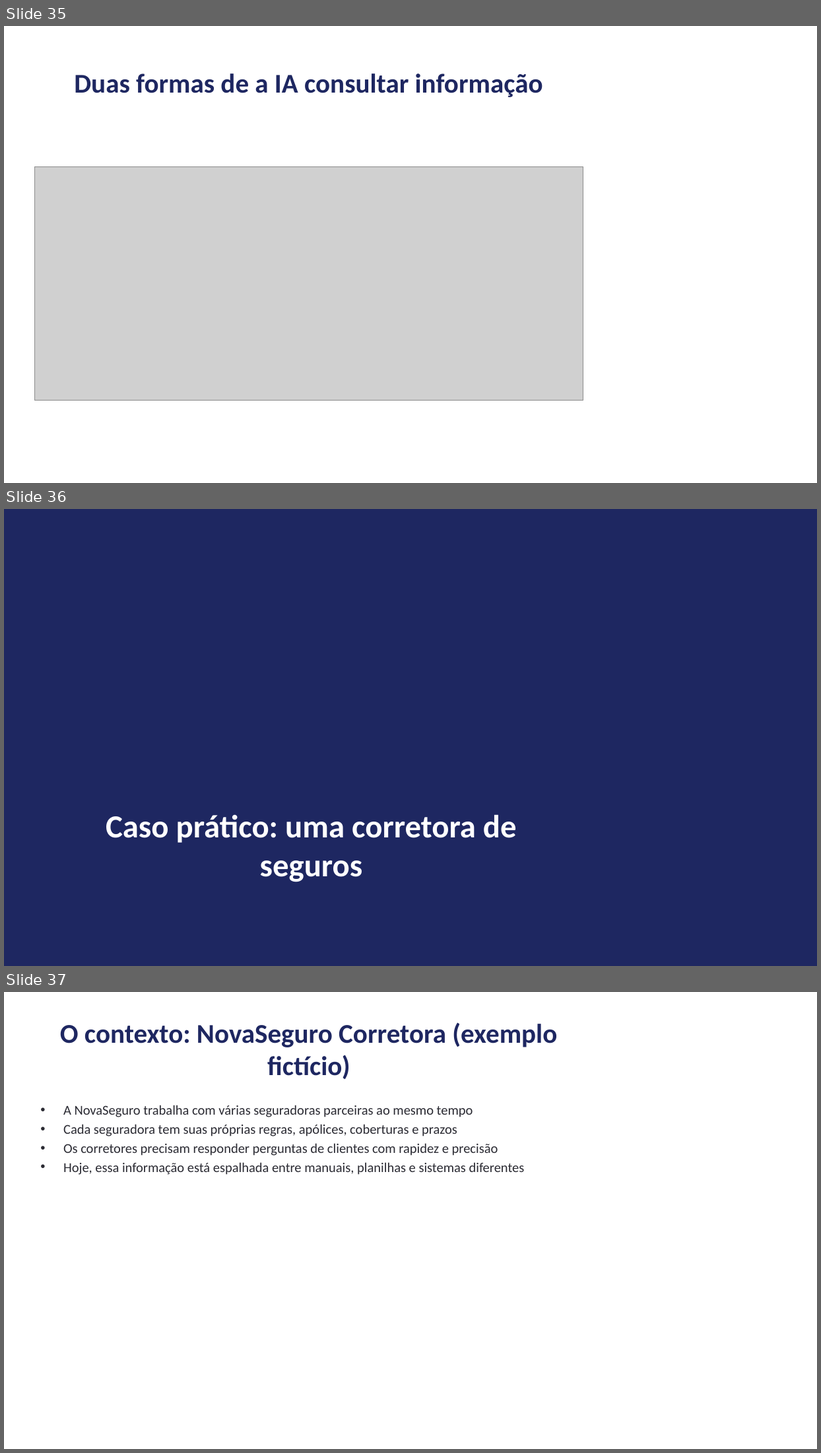
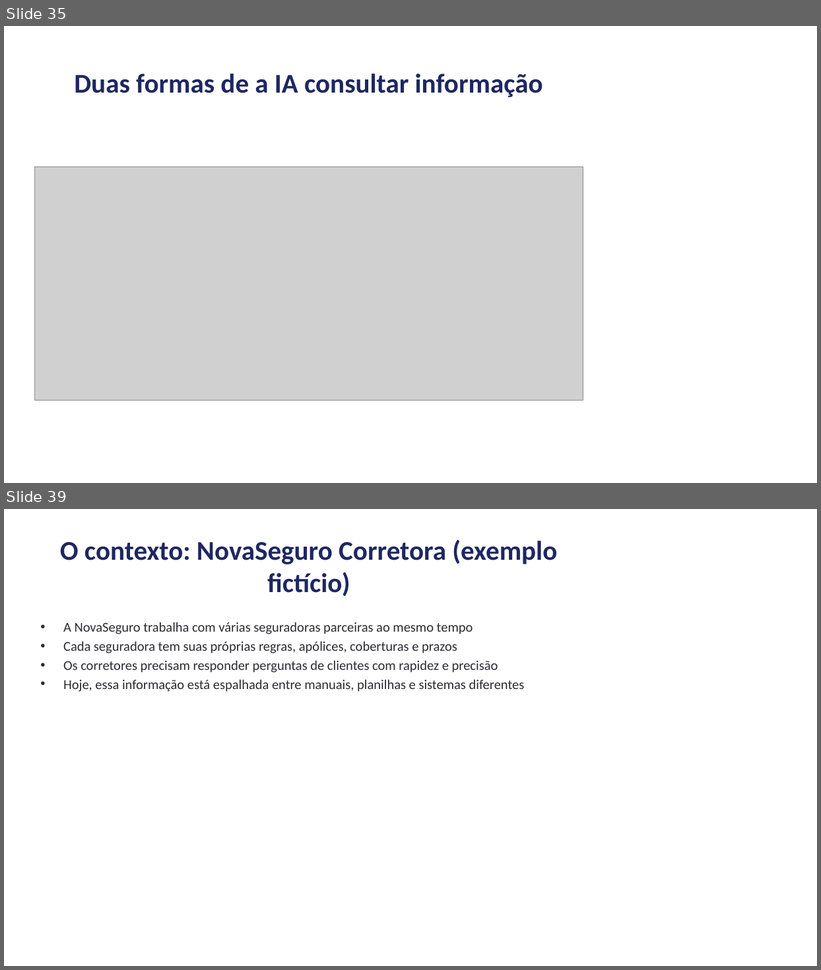
Before and after one commit to andrevberaldo/software-engineering, a slide deck: presentation/apresentacao.pptx. Shown one above the other, each under a label of ours: slides 35, 36 and 37 before the commit, slides 35 and 39 after it; the slides between them are not shown. The pictures are 821x1453 and 821x970 pixels, drawn with LibreOffice and Linux fonts; fonts in the diff are those of the drawing; grey boxes stand for pictures. Boxes give left, top, right and bottom in pixels: in the first picture for what was removed or moved away, otherwise in the second. Text is boxed around its words. In the diff, an @@ line names an element or a change of style, - is before the commit and + after.

```diff
--- a/presentation/apresentacao.pptx
+++ b/presentation/apresentacao.pptx
@@ slide 36 removed at (x1=4, y1=509, x2=817, y2=966), background #1E2761 @@
@@ title removed at (x1=106, y1=815, x2=517, y2=883) @@
-Caso prático: uma corretora de seguros
@@ what was slide 37 is now slide 39 @@
```
Also in this commit, not shown: 4 slides changed, 4 slides added, 3 other files.
